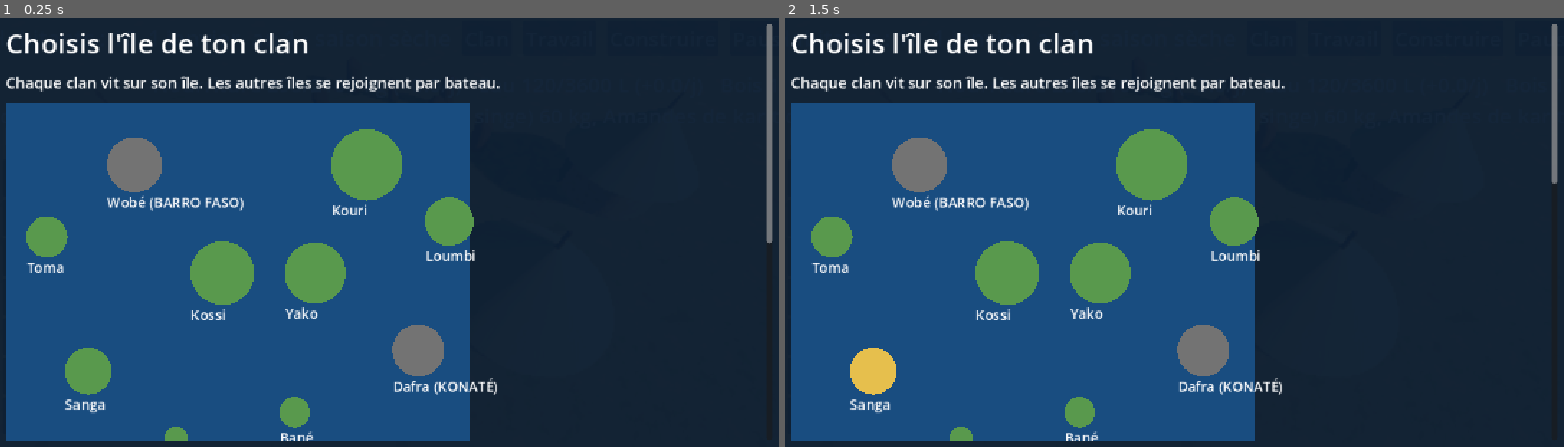
Above: before the commit, frames 1-2 (left to right).
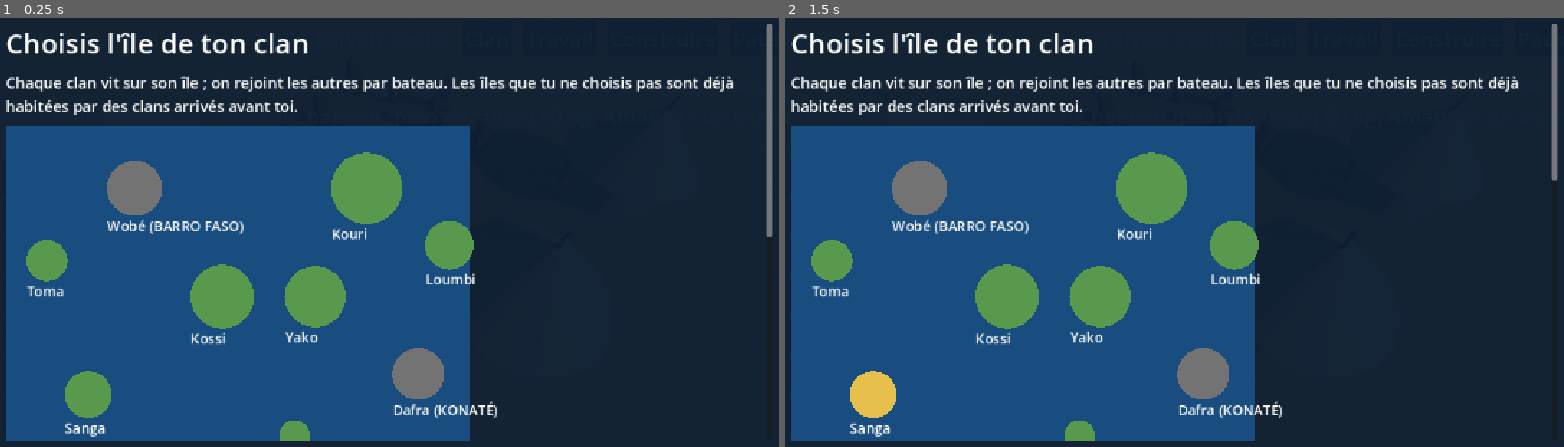
Above: after the commit, the same moments.

Repository: barroapk/faso-kanou
Game: Godot game, scene res://scenes/main.tscn
Two runs of this game, one before a commit and one after it. Both use one fixed random seed, a clock stepped at 60 frames per second and the inputs below. A sky picture missing from this copy of the repository is replaced by a grey-blue gradient.
Inputs:
- Up to frame 1 (0.25 s): no input
- Up to frame 2 (1.5 s): click "Nouvelle partie" at 0.5 s; click "Nouvelle partie" at 1.25 s

The runs differ from the first frame. In frame 1, 12% of the frame differs, in the area x 0-100%, y 13-99%; in frame 2, 12%.

Commit message:
v0.3.16 D1 : archipel entièrement habité, clans générés avec histoire

Diff:
--- a/data/cultures.json
+++ b/data/cultures.json
@@ -6,6 +6,7 @@
     "sorgho": {"nom": "Sorgho", "produit": "sorgho", "semences": ["sorgho"], "semence_ha": 8.0, "rendement": 700.0, "cycle": 120, "travail": 65.0, "mois_semis": [5], "eau_m3_ha_jour": 40.0, "epuisement": 0.05}
   },
   "defrichage": 20.0,
-  "ha_par_cultivateur": 1.5,
+  "ha_par_cultivateur": 2.0,
+  "habitants_par_cultivateur": 4.0,
   "recuperation_jachere_an": 0.08
 }
--- a/scripts/core/agriculture.gd
+++ b/scripts/core/agriculture.gd
@@ -208,21 +208,32 @@
         return
     _postes_cultivateurs(pop, jour)
     var n: int = int(pop.postes.get("cultivateur", 0))
-    var voulu := maxf(1.0, n * float(regle.get("ha_par_cultivateur", 1.5)))
+    var voulu := maxf(1.0, n * float(regle.get("ha_par_cultivateur", 2.0)))
     if surface_cultivee() < voulu:
         creer_champ(voulu - surface_cultivee())
     for c in champs:
         if c["etat"] == "seme":
             continue
         for culture in ["sorgho", "mil", "fonio"]:
+            # Pas assez de semences pour tout le champ : on sème ce qu'on peut,
+            # le reste du champ retourne à la friche (terre libre).
+            var dispo := 0.0
+            for s in cultures[culture]["semences"]:
+                dispo = maxf(dispo, float(semences.get(s, 0.0)) + res.quantite(s))
+            var ha_possible := dispo / float(cultures[culture]["semence_ha"])
+            if ha_possible < 0.1:
+                continue
+            if ha_possible < float(c["ha"]):
+                c["ha"] = ha_possible
             if semer(int(c["id"]), culture, res, jour, connait) == "":
                 break
 
-# Un cultivateur pour 5 habitants (une famille nourrie par champ). Un adulte
+# Un cultivateur pour 4 habitants (2 ha par cultivateur, aidé par sa famille :
+# environ 0,5 ha cultivé par habitant, comme au Sahel). Un adulte
 # libre d'abord ; sinon un cueilleur devient cultivateur (le champ remplace la
 # cueillette), jamais un porteur d'eau ni un chasseur.
 func _postes_cultivateurs(pop, jour: int) -> void:
-    var voulu := int(ceil(pop.habitants.size() / 5.0))
+    var voulu := int(ceil(pop.habitants.size() / float(regle.get("habitants_par_cultivateur", 4.0))))
     var adultes := 0
     for h in pop.habitants:
         if pop.age(h, jour) >= pop.AGE_ADULTE and h["metier"] != "chef" and h["metier"] != "ancien":
--- a/scripts/core/besoins.gd
+++ b/scripts/core/besoins.gd
@@ -413,7 +413,7 @@
         return 0.0
     if m == "bâtisseur" and _chantier:
         return 0.0
-    return float(p[r][_s]) * _efficacite(m) * _res.outils
+    return float(p[r][_s]) * _efficacite(m) * _res.outils * _res._richesse(m, r)
 
 func _adultes() -> int:
     var n := 0
--- a/scripts/core/civilisation.gd
+++ b/scripts/core/civilisation.gd
@@ -20,6 +20,7 @@
 const MARCHE = preload("res://scripts/core/marche.gd")
 const CARAVANES = preload("res://scripts/core/caravanes.gd")
 const AGRICULTURE = preload("res://scripts/core/agriculture.gd")
+const MONDE = preload("res://scripts/core/monde.gd")
 
 var temps
 var population
@@ -40,6 +41,7 @@
 var agriculture
 var ile_joueur := ""
 var ile_confirmee := false   # faux : l'écran de choix de l'île s'affiche
+var graine_monde := 0        # tirée à chaque nouvelle partie, sauvegardée
 
 func _ready() -> void:
     if not _charger(FICHIER) and not _charger(FICHIER + ".bak"):
@@ -88,11 +90,26 @@
     if typeof(d) != TYPE_DICTIONARY:
         return
     var ids := ["joueur"]
+    var noms_pris := ["BARRO", "KONATÉ"]
     for cle in d.get("clans", {}):
         var c = CLAN.new()
         c.creer(cle, d["clans"][cle], temps.jour_total)
         voisins.append(c)
         ids.append(cle)
+    # Toutes les autres îles sont déjà habitées (aucune île vide).
+    if graine_monde == 0:
+        graine_monde = randi_range(1, 999999)
+    var rng := RandomNumberGenerator.new()
+    rng.seed = graine_monde
+    var iles: Dictionary = AGRICULTURE.catalogue_iles()
+    for ile_id in iles:
+        if ile_id == ile_joueur or str(iles[ile_id].get("clan", "")) != "":
+            continue
+        var fiche: Dictionary = MONDE.generer(ile_id, iles[ile_id], rng, noms_pris)
+        var c = CLAN.new()
+        c.creer("clan_" + ile_id, fiche, temps.jour_total)
+        voisins.append(c)
+        ids.append(c.id)
     diplomatie.etat_initial(ids)
 
 # Tous les clans pour le marché : [id, objet]. Le joueur, c'est Civilisation.
@@ -153,6 +170,7 @@
 # Le joueur choisit son île parmi les îles libres (les rivaux ont déjà la leur).
 func nouvelle_partie(ile := "") -> void:
     ile_joueur = ile
+    graine_monde = 0
     ile_confirmee = ile != ""
     _nouvelle()
     _brancher()
@@ -246,6 +264,7 @@
         "agriculture": agriculture.vers_dict(),
         "ile_joueur": ile_joueur,
         "ile_confirmee": ile_confirmee,
+        "graine_monde": graine_monde,
     }
     var f := FileAccess.open(DOSSIER + FICHIER + ".tmp", FileAccess.WRITE)
     if f == null:
@@ -283,6 +302,7 @@
     agriculture.depuis_dict(donnees.get("agriculture", {}))
     ile_joueur = str(donnees.get("ile_joueur", agriculture.ile_id))
     ile_confirmee = bool(donnees.get("ile_confirmee", true))
+    graine_monde = int(donnees.get("graine_monde", 0))
     _installer_ile()
     if donnees.has("voisins"):
         voisins = []
--- a/scripts/core/clan.gd
+++ b/scripts/core/clan.gd
@@ -73,6 +73,8 @@
     construction.chantiers = []
     for i in int(fiche.get("huttes", 4)):
         construction.batiments.append({"type": "hutte", "niveau": 1, "etat": 100})
+    for i in int(fiche.get("greniers", 0)):
+        construction.batiments.append({"type": "grenier", "niveau": 1, "etat": 100})
     var st: Dictionary = fiche.get("stocks", {})
     for r in ["eau", "bois", "sel"]:
         ressources.stocks[r] = float(st.get(r, ressources.stocks[r]))
@@ -91,6 +93,11 @@
         for r in decouvertes.definitions[d]["debloque"]:
             if not recettes.connues.has(r):
                 recettes.connues.append(r)
+    # Champs déjà défrichés d'un clan ancien qui cultive.
+    if float(fiche.get("champs_ha", 0.0)) > 0.0:
+        agriculture.creer_champ(float(fiche["champs_ha"]))
+        for ch in agriculture.champs:
+            ch["defriche"] = true
     conseil.etat_initial(population, jour, graine + 1)
     _appliquer_chef_fixe(false)
     economie.commencer(ressources)
@@ -189,6 +196,14 @@
 
 # Logement, outils, sel : comme un joueur prudent, avec les mêmes règles.
 func _gerer(jour: int) -> void:
+    # Avant la récolte : un grenier si la récolte attendue ne tiendra pas.
+    if construction.chantiers.is_empty() and agriculture.prochaine_recolte() > jour:
+        var attendu := 0.0
+        for ch in agriculture.champs:
+            if ch["etat"] == "seme":
+                attendu += float(agriculture.cultures[ch["culture"]]["rendement"]) * float(ch["ha"]) * float(ch["fertilite"])
+        if ressources.stocks["nourriture"] + attendu > ressources.capacite("nourriture"):
+            construction.lancer("grenier", -1, ressources)
     if construction.chantiers.is_empty():
         for p in besoins.problemes:
             if p["type"] == "logement" and p["solutions"].size() > 0:
--- /dev/null
+++ b/scripts/core/monde.gd
@@ -0,0 +1,179 @@
+extends RefCounted
+
+# Monde de départ (v0.3.16 D1).
+# Le joueur arrive dans un archipel déjà habité : chaque île libre (sauf la
+# sienne) a un clan installé avant lui. Rien n'est inventé sans origine :
+# chaque clan a une île, une date d'arrivée (5 à 60 ans avant le joueur) et
+# une histoire. Son état (habitants, huttes, stocks, outils, savoirs, champs)
+# est déduit de son ancienneté et de la richesse de son île, avec les mêmes
+# règles que la simulation (consommation par jour, 5 habitants par hutte,
+# 2 ha par cultivateur...). On ne simule pas ces années une par une.
+
+const NOMS := ["OUÉDRAOGO", "SAWADOGO", "KABORÉ", "ZONGO", "COMPAORÉ", "ILBOUDO", "NIKIÉMA", "TAPSOBA", "OUATTARA", "KAMBOU", "SOMÉ", "DABIRÉ", "HIEN", "SIDIBÉ", "YAMÉOGO", "ZOUNGRANA", "BAMOGO", "KIEMDE", "GUIRO", "DAH"]
+const PRENOMS_H := ["Adama", "Boukary", "Issa", "Salif", "Hamidou", "Souleymane", "Ousmane", "Inoussa", "Lassané", "Tiga", "Noufou", "Rasmané", "Saïdou", "Moumouni", "Karim", "Yacouba", "Drissa", "Seydou", "Mahamadi", "Arouna"]
+const PRENOMS_F := ["Aminata", "Fatimata", "Mariam", "Awa", "Safiatou", "Rasmata", "Habibou", "Bibata", "Alizèta", "Kadidia", "Salamata", "Zénabo", "Haoua", "Ramata", "Fanta", "Assétou", "Maïmouna", "Nafissatou", "Djénéba", "Odile"]
+const ORIGINES := ["venu du continent par la mer", "parti d'une île lointaine après une famine", "descendant de pêcheurs installés sur la côte", "venu de l'est après une guerre entre familles", "arrivé sur les pirogues d'un ancien marchand"]
+const CROISSANCE_AN := 0.02     # croissance moyenne d'un petit clan (naissances - décès)
+const POP_MAX := 30
+
+# Une fiche de clan au même format que data/clans.json.
+static func generer(ile_id: String, ile: Dictionary, rng: RandomNumberGenerator, noms_pris: Array) -> Dictionary:
+    var anciennete := rng.randi_range(5, 60)
+    var fondateurs := rng.randi_range(6, 12)
+    var n := clampi(int(round(fondateurs * pow(1.0 + CROISSANCE_AN, anciennete))), 6, POP_MAX)
+    var r: Dictionary = ile.get("richesse", {})
+    var noms_libres: Array = NOMS.filter(func(x): return not noms_pris.has(x))
+    for i in range(noms_libres.size() - 1, 0, -1):   # mélange tiré de la graine du monde
+        var j := rng.randi_range(0, i)
+        var x = noms_libres[i]
+        noms_libres[i] = noms_libres[j]
+        noms_libres[j] = x
+    # ---------- Familles ----------
+    var liste: Array = []
+    var couples: Array = []
+    var famille := 0
+    while liste.size() < n:
+        famille += 1
+        var nom: String = noms_libres[(famille - 1) % noms_libres.size()]
+        if famille == 1:
+            noms_pris.append(nom)
+        var age_h := rng.randi_range(22, 55)
+        var age_f := maxi(18, age_h - rng.randi_range(2, 9))
+        var p := liste.size()
+        liste.append({"prenom": PRENOMS_H[rng.randi() % PRENOMS_H.size()], "nom": nom, "sexe": "H", "age": age_h, "famille": famille, "metier": "sans métier"})
+        liste.append({"prenom": PRENOMS_F[rng.randi() % PRENOMS_F.size()], "nom": nom, "sexe": "F", "age": age_f, "famille": famille, "metier": "sans métier"})
+        couples.append([p, p + 1, mini(age_f - 17, rng.randi_range(2, 25))])
+        var age_enfant := mini(age_f - 17, rng.randi_range(1, 16))
+        var nb_enfants := 0
+        while age_enfant >= 0 and liste.size() < n and nb_enfants < rng.randi_range(1, 4):
+            nb_enfants += 1
+            var sexe := "H" if rng.randf() < 0.5 else "F"
+            var prenoms: Array = PRENOMS_H if sexe == "H" else PRENOMS_F
+            var adulte := age_enfant >= 14
+            liste.append({"prenom": prenoms[rng.randi() % prenoms.size()], "nom": nom, "sexe": sexe, "age": age_enfant, "famille": famille,
+                "metier": "sans métier" if adulte else "enfant", "initie": "" if adulte else "cueilleur", "pere": p, "mere": p + 1})
+            age_enfant -= rng.randi_range(2, 4)
+        # Un frère ou une sœur adulte du mari vit souvent avec la famille.
+        if liste.size() < n and rng.randf() < 0.5:
+            var sx := "H" if rng.randf() < 0.5 else "F"
+            liste.append({"prenom": (PRENOMS_H if sx == "H" else PRENOMS_F)[rng.randi() % 20], "nom": nom, "sexe": sx, "age": rng.randi_range(15, 30), "famille": famille, "metier": "sans métier"})
+        if liste.size() < n and rng.randf() < 0.2:
+            liste.append({"prenom": PRENOMS_H[rng.randi() % PRENOMS_H.size()], "nom": nom, "sexe": "H", "age": rng.randi_range(58, 70), "famille": famille, "metier": "ancien"})
+    liste.resize(n)
+    for f in liste:
+        if f.has("pere") and int(f["pere"]) >= n:
+            f.erase("pere")
+            f.erase("mere")
+    var c0: Array = couples.filter(func(c): return int(c[1]) < n)
+    liste[0]["metier"] = "chef"
+    # ---------- Métiers ----------
+    var adultes := 0
+    for f in liste:
+        if f["metier"] == "sans métier":
+            adultes += 1
+    var connaissances: Array = []
+    if anciennete >= 15 and rng.randf() < 0.3 + anciennete / 100.0:
+        connaissances.append("agriculture")
+    if anciennete >= 35 and float(r.get("bois", 1.0)) >= 0.8 and rng.randf() < 0.5:
+        connaissances.append("charbonnage")
+    if connaissances.has("agriculture") and anciennete >= 45 and rng.randf() < 0.3:
+        connaissances.append("irrigation")
+    # Mêmes rendements que la simulation : un porteur fournit l'eau d'environ
+    # 8 personnes ; un bâtisseur le bois de 9 personnes (moins si l'île a peu
+    # de forêt) ; le reste des adultes nourrit le clan.
+    var amorti := func(k): return 0.5 + 0.5 * float(r.get(k, 1.0))
+    var postes := {"porteur d'eau": mini(maxi(1, int(ceil(n / 8.0))), maxi(1, adultes - 1))}
+    postes["bâtisseur"] = mini(int(ceil(n / (9.0 * amorti.call("bois")))), maxi(0, adultes - postes["porteur d'eau"] - 1))
+    var reste: int = adultes - postes["porteur d'eau"] - postes["bâtisseur"]
+    var cultivateurs := int(ceil(n / 4.0)) if connaissances.has("agriculture") else 0
+    cultivateurs = mini(cultivateurs, maxi(0, reste - 1))
+    if cultivateurs > 0:
+        postes["cultivateur"] = cultivateurs
+    reste -= cultivateurs
+    # Chasse, pêche ou cueillette selon ce que l'île donne (rendement × richesse).
+    var r_chasse: float = 3.0 * amorti.call("chasse")
+    var r_peche: float = 3.0 * amorti.call("poisson")
+    var r_cueil: float = 2.0 * amorti.call("cueillette")
+    var total := r_chasse + r_peche + r_cueil
+    postes["chasseur"] = int(floor(maxi(reste, 0) * r_chasse / total))
+    postes["pêcheur"] = int(floor(maxi(reste, 0) * r_peche / total))
+    postes["cueilleur"] = maxi(0, reste - postes["chasseur"] - postes["pêcheur"])
+    # Au moins un pêcheur : il fait aussi le sel marin.
+    if int(postes["pêcheur"]) == 0 and reste > 0:
+        postes["pêcheur"] = 1
+        if int(postes["cueilleur"]) > 0:
+            postes["cueilleur"] = int(postes["cueilleur"]) - 1
+        else:
+            postes["chasseur"] = maxi(0, int(postes["chasseur"]) - 1)
+    # ---------- Chacun son métier (et le savoir qui va avec) ----------
+    var a_donner: Array = []
+    for m in ["pêcheur", "chasseur", "cultivateur", "cueilleur", "porteur d'eau", "bâtisseur"]:
+        for k in int(postes.get(m, 0)):
+            a_donner.append(m)
+    for f in liste:
+        if f["metier"] == "sans métier" and not a_donner.is_empty():
+            f["metier"] = a_donner.pop_front()
+    # ---------- Un clan qui a duré sait se nourrir ----------
+    # S'il y a trop de bouches pour les bras, les plus jeunes enfants ne sont
+    # pas là (le clan est resté plus petit) : on retire les plus jeunes.
+    var rendement := {"chasseur": 3.0 * amorti.call("chasse"), "pêcheur": 3.0 * amorti.call("poisson"),
+        "cueilleur": 2.0 * amorti.call("cueillette"), "cultivateur": 1.5 * amorti.call("cueillette")}
+    while true:
+        var prod := 0.0
+        var conso := 0.0
+        for f in liste:
+            var age := int(f["age"])
+            conso += 0.8 if age >= 14 else 0.5
+            prod += float(rendement.get(f["metier"], 0.0)) * (0.6 + minf(70.0, age * 2.0) / 100.0 * 0.8)
+            if f["metier"] == "enfant" and age >= 8:
+                prod += 0.5
+        if prod >= conso * 1.05:
+            break
+        var plus_jeune := -1
+        for i in liste.size():
+            if liste[i]["metier"] == "enfant" and (plus_jeune < 0 or int(liste[i]["age"]) < int(liste[plus_jeune]["age"])):
+                plus_jeune = i
+        if plus_jeune < 0:
+            break
+        liste.remove_at(plus_jeune)
+        for f in liste:
+            for cle in ["pere", "mere"]:
+                if f.has(cle) and int(f[cle]) > plus_jeune:
+                    f[cle] = int(f[cle]) - 1
+        for c in c0:
+            for k in 2:
+                if int(c[k]) > plus_jeune:
+                    c[k] = int(c[k]) - 1
+    n = liste.size()
+    # ---------- Biens accumulés ----------
+    var age_village := minf(1.0, anciennete / 40.0)
+    var stocks := {
+        "nourriture": n * 0.7 * (30.0 + 60.0 * age_village) * float(r.get("cueillette", 1.0)),
+        "eau": n * 4.5 * 10.0,
+        "bois": n * 1.0 * (20.0 + 40.0 * age_village) * float(r.get("bois", 1.0)),
+        "sel": n * 0.005 * (60.0 + 120.0 * float(r.get("sel", 1.0))),
+    }
+    var outils := {"hache_pierre": maxi(1, int(ceil(adultes / 4.0))), "arc": maxi(1, int(postes["chasseur"])), "lance": maxi(1, int(ceil(int(postes["chasseur"]) / 2.0)))}
+    if anciennete >= 20:
+        outils["meule"] = 1
+    var fiche := {
+        "nom": "Clan %s" % liste[0]["nom"],
+        "chef_fixe": {},
+        "origine": "%s, installé à %s il y a %d ans" % [ORIGINES[rng.randi() % ORIGINES.size()], str(ile.get("nom", ile_id)).replace("Île de ", "").replace("Îles de ", ""), anciennete],
+        "anciennete": anciennete,
+        "graine": rng.randi_range(10000, 99999),
+        "fondateurs": liste,
+        "couples": c0,
+        "postes": postes,
+        "huttes": int(ceil(n / 5.0)) + (1 if anciennete >= 25 else 0),
+        "stocks": stocks,
+        "outils": outils,
+        "connaissances": connaissances,
+        "ile": ile_id,
+    }
+    if connaissances.has("agriculture"):
+        fiche["semences"] = {"mil": 5.0 * 2.0 * cultivateurs * 1.2, "sorgho": 8.0 * 2.0 * cultivateurs * 1.2}
+        fiche["champs_ha"] = 2.0 * cultivateurs
+        # Un clan qui cultive depuis longtemps a des greniers pour sa récolte.
+        fiche["greniers"] = int(ceil(2.0 * cultivateurs * 600.0 / 1000.0))
+    return fiche
--- a/scripts/core/population.gd
+++ b/scripts/core/population.gd
@@ -43,6 +43,7 @@
     "porteur d'eau": "portage",
     "bâtisseur": "construction",
     "cultivateur": "agriculture",
+    "pêcheur": "peche",
     "mineur": "extraction",
 }
 const GAIN_PRATIQUE := 0.02        # par jour, de moins en moins vite près de 100 (10 -> ~50 en 10 ans)
--- a/scripts/core/ressources.gd
+++ b/scripts/core/ressources.gd
@@ -21,8 +21,16 @@
     # Enfants de 8 à 13 ans : ils aident (cueillette, corvée d'eau), comme
     # dans les villages sahéliens. Environ un quart d'un adulte.
     "aide": {"nourriture": [0.5, 0.8], "eau": [12.0, 16.0]},
+    # Pêche à la pirogue et au filet (multipliée par le poisson de l'île).
+    "pêcheur": {"nourriture": [3.0, 2.5]},   # + sel marin, voir SEL_MARIN
+    # Hors des travaux des champs (saison sèche), le cultivateur cueille et
+    # entretient son jardin ; en saison des pluies, il est aux champs.
+    "cultivateur": {"nourriture": [1.5, 0.3]},
 }
 const AGE_AIDE := 8
+# Les pêcheurs font aussi du sel marin (eau de mer évaporée sur la plage) :
+# kg par pêcheur et par jour, multiplié par le sel de l'île (amorti).
+const SEL_MARIN := 0.03
 const CONSO_ADULTE := {"nourriture": 0.8, "eau": 5.0, "bois": 1.2}
 const CONSO_ENFANT := {"nourriture": 0.5, "eau": 3.0, "bois": 0.6}
 const SEL_PAR_PERSONNE := 0.005         # kg par jour (5 g)
@@ -190,15 +198,22 @@
         return "aliments"
     return "objets"
 
-# Ce que l'île donne : forêts (bois), gibier (chasse), fruits et graines (cueillette).
+# Ce que l'île donne : forêts (bois), gibier (chasse), poisson (pêche), fruits
+# et graines (cueillette). L'effet est amorti (0,5 + 0,5 × richesse) : une île
+# pauvre rend la vie plus dure, sans la rendre impossible.
 func _richesse(metier: String, r: String) -> float:
+    var cle := ""
     if r == "bois":
-        return float(richesse.get("bois", 1.0))
-    if metier == "chasseur":
-        return float(richesse.get("chasse", 1.0))
-    if r == "nourriture":
-        return float(richesse.get("cueillette", 1.0))
-    return 1.0
+        cle = "bois"
+    elif metier == "chasseur":
+        cle = "chasse"
+    elif metier == "pêcheur":
+        cle = "poisson"
+    elif r == "nourriture":
+        cle = "cueillette"
+    if cle == "":
+        return 1.0
+    return 0.5 + 0.5 * float(richesse.get(cle, 1.0))
 
 func quantite(id: String) -> float:
     match _lieu(id):
@@ -329,7 +344,13 @@
         for r in p:
             var q: float = p[r][s] * efficacite * _richesse(h["metier"], r)
             if r == "nourriture":
-                _recolter(q, CHASSE if h["metier"] == "chasseur" else CUEILLETTE[mois])
+                if h["metier"] == "pêcheur":
+                    _recolter(q, {"poisson": 1.0})
+                    var sel_jour := SEL_MARIN * efficacite * (0.5 + 0.5 * float(richesse.get("sel", 1.0)))
+                    stocks["sel"] = minf(float(stocks["sel"]) + sel_jour, capacite("sel"))
+                    noter("production", "sel", sel_jour)
+                else:
+                    _recolter(q, CHASSE if h["metier"] == "chasseur" else CUEILLETTE[mois])
                 noter("production", "nourriture", q)
                 if h["metier"] == "chasseur":
                     var viande := q / facteur("gibier")
--- a/scripts/interface/choix_ile.gd
+++ b/scripts/interface/choix_ile.gd
@@ -34,7 +34,9 @@
     boite.add_theme_constant_override("separation", 14)
     defil.add_child(boite)
     boite.add_child(_label("Choisis l'île de ton clan", 40))
-    boite.add_child(_label("Chaque clan vit sur son île. Les autres îles se rejoignent par bateau.", 22))
+    var info := _label("Chaque clan vit sur son île ; on rejoint les autres par bateau. Les îles que tu ne choisis pas sont déjà habitées par des clans arrivés avant toi.", 22)
+    info.autowrap_mode = TextServer.AUTOWRAP_WORD_SMART
+    boite.add_child(info)
     carte = Control.new()
     carte.custom_minimum_size = Vector2(0, 520)
     carte.draw.connect(_dessiner_carte)
